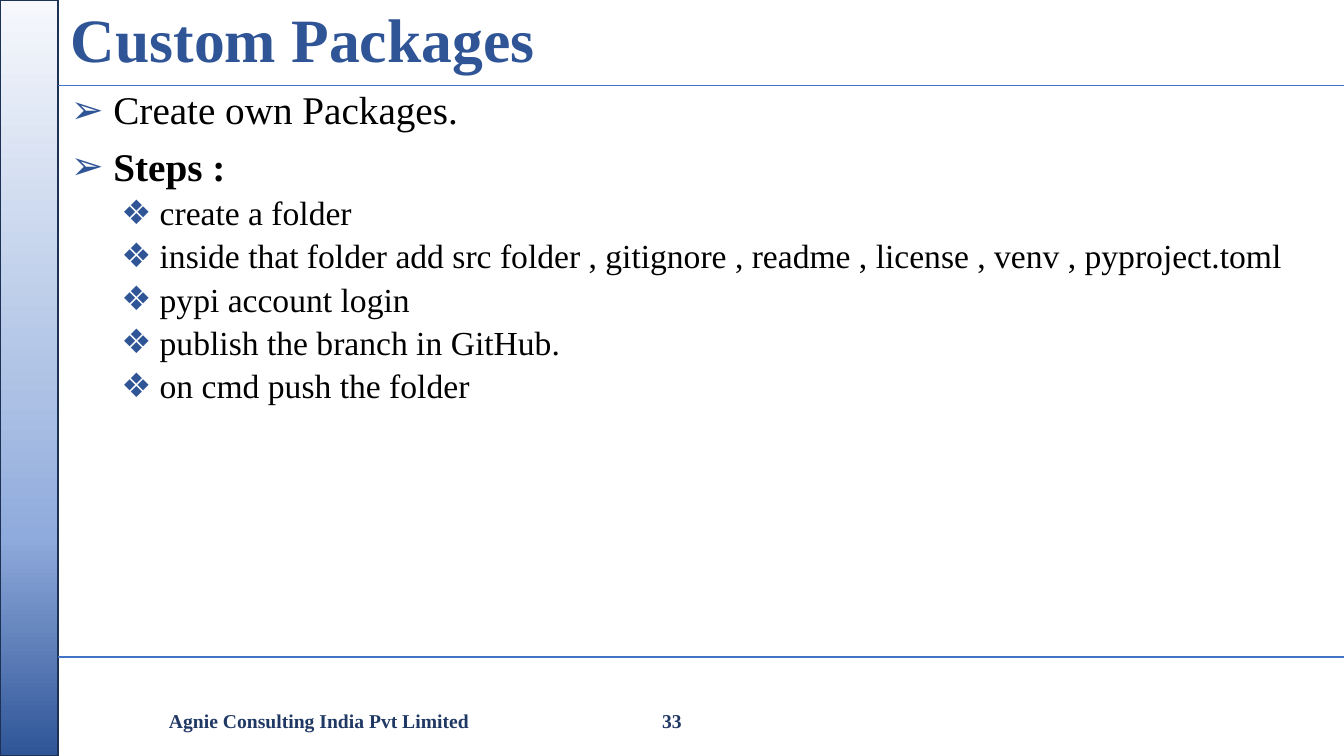
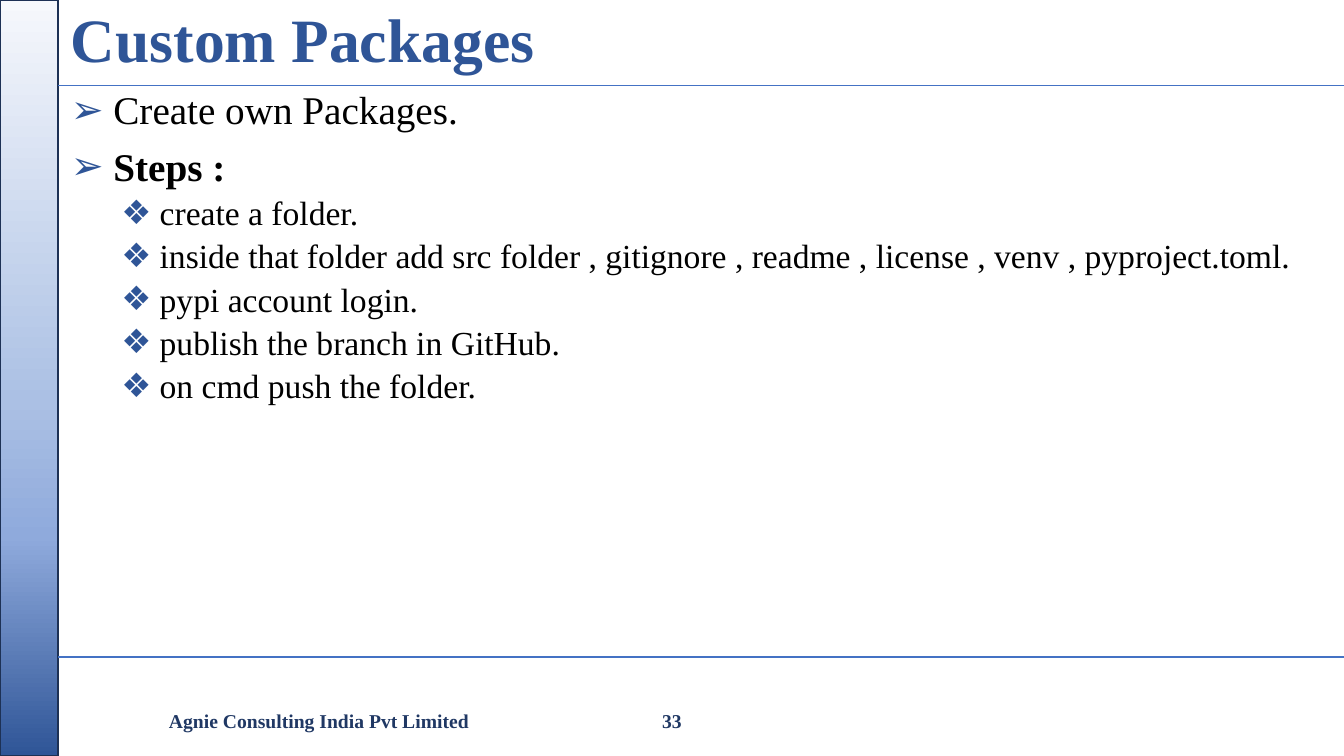
Before and after one commit to nikishdaniel1-del/Python-Cls, a slide deck: slide 33 of python class/Python Class.pptx. Drawn at 1344x756 pixels with LibreOffice and Linux fonts; fonts in the diff are those of the drawing; background and template pictures are left out. Boxes give left, top, right and bottom in pixels: in the first picture for what was removed or moved away, otherwise in the second. Text is boxed around its words. In the diff, an @@ line names an element or a change of style, - is before the commit and + after.

```diff
--- a/python class/Python Class.pptx
+++ b/python class/Python Class.pptx
@@ text at (x1=160, y1=201, x2=1290, y2=318): text changed @@
-  ❖ create a folder
-  ❖ inside that folder add src folder , gitignore , readme , license , venv , pyproject.toml
-  ❖ pypi account login
+  ❖ create a folder.
+  ❖ inside that folder add src folder , gitignore , readme , license , venv , pyproject.toml.
+  ❖ pypi account login.
@@ text at (x1=160, y1=374, x2=476, y2=405): text changed @@
-  ❖ on cmd push the folder
+  ❖ on cmd push the folder.
```
Also in this commit, not shown: 9 other slides changed, 1 other file.
